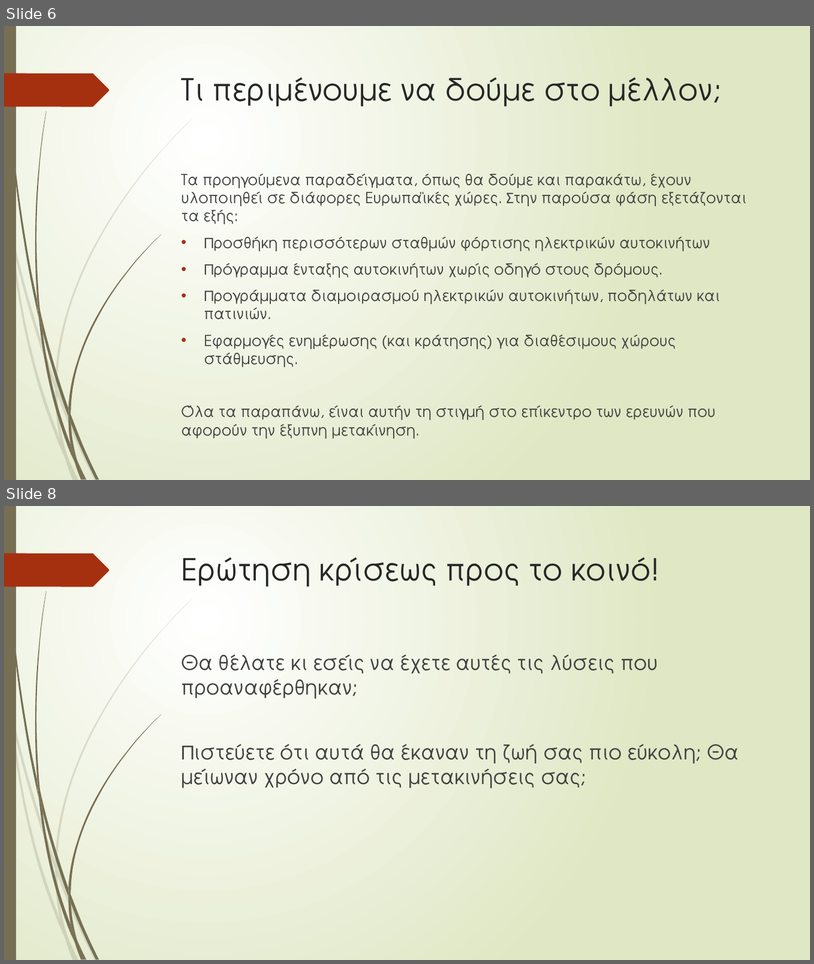
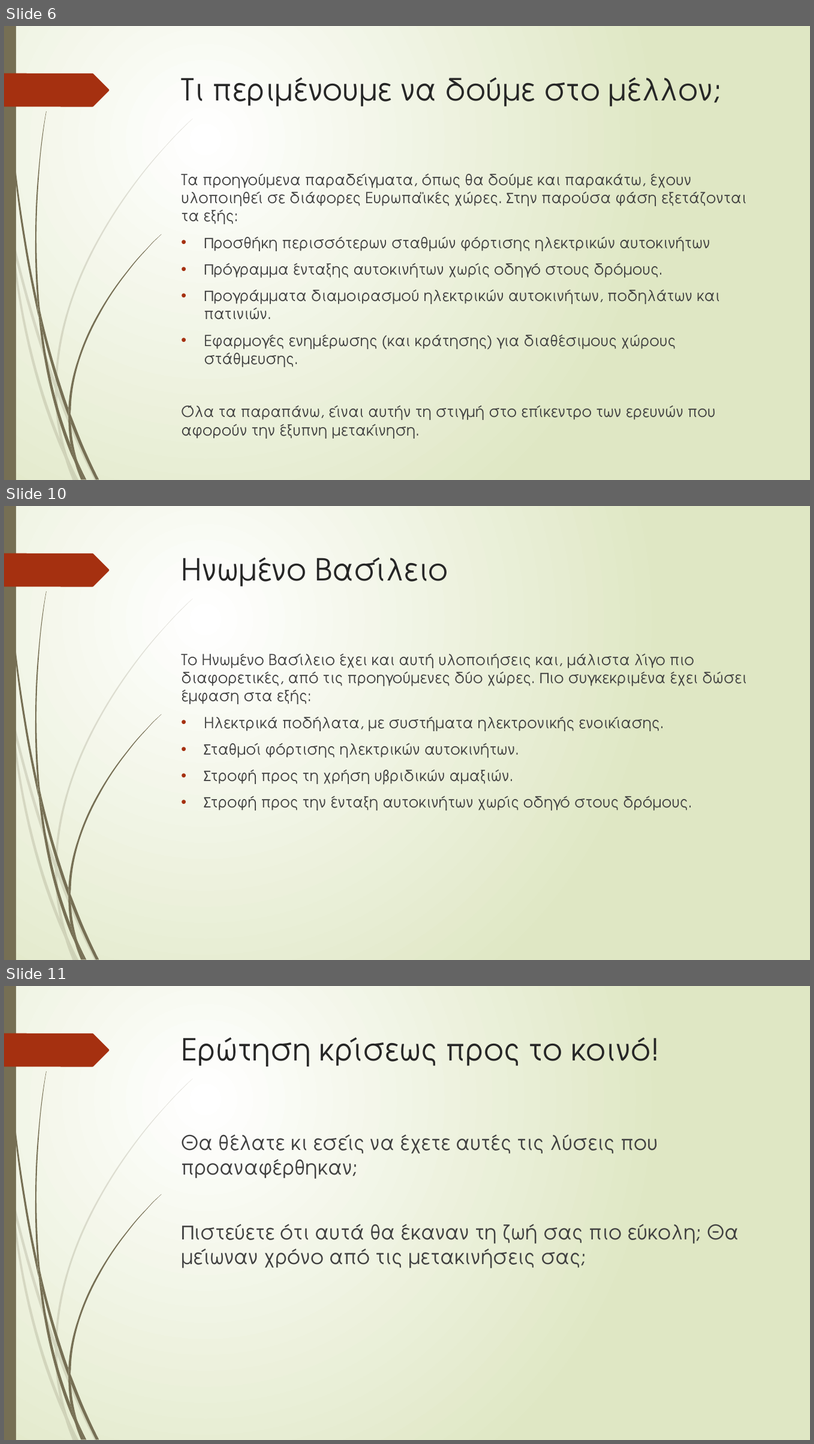
Before and after one commit to GeorgeMC2610/Contiki-Cooja-Simulations, a slide deck: final/p19204.pptx. Shown one above the other, each under a label of ours: slides 6 and 8 before the commit, slides 6, 10 and 11 after it; the slides between them are not shown. The pictures are 814x964 and 814x1444 pixels, drawn with LibreOffice and Linux fonts; fonts in the diff are those of the drawing. Boxes give left, top, right and bottom in pixels: in the first picture for what was removed or moved away, otherwise in the second. Text is boxed around its words. In the diff, an @@ line names an element or a change of style, - is before the commit and + after.

```diff
--- a/final/p19204.pptx
+++ b/final/p19204.pptx
@@ slide 10 added at (x1=4, y1=506, x2=810, y2=960), background gradient #FFFFFF to #DFE8C4; not listed: 24 template elements that a slide beside it also shows @@
@@ title added at (x1=182, y1=557, x2=448, y2=586), 36 pt, text #262626 @@
+Ηνωμένο Βασίλειο
@@ text added at (x1=181, y1=654, x2=747, y2=810), 18 pt, text #404040 @@
+Το Ηνωμένο Βασίλειο έχει και αυτή υλοποιήσεις και, μάλιστα λίγο πιο διαφορετικές, από τις προηγούμενες δύο χώρες. Πιο συγκεκριμένα έχει δώσει έμφαση στα εξής:
+• Ηλεκτρικά ποδήλατα, με συστήματα ηλεκτρονικής ενοικίασης.
+• Σταθμοί φόρτισης ηλεκτρικών αυτοκινήτων.
+• Στροφή προς τη χρήση υβριδικών αμαξιών.
+• Στροφή προς την ένταξη αυτοκινήτων χωρίς οδηγό στους δρόμους.
@@ what was slide 8 is now slide 11 @@
```
Also in this commit, not shown: 2 slides changed, 3 other slides added.
